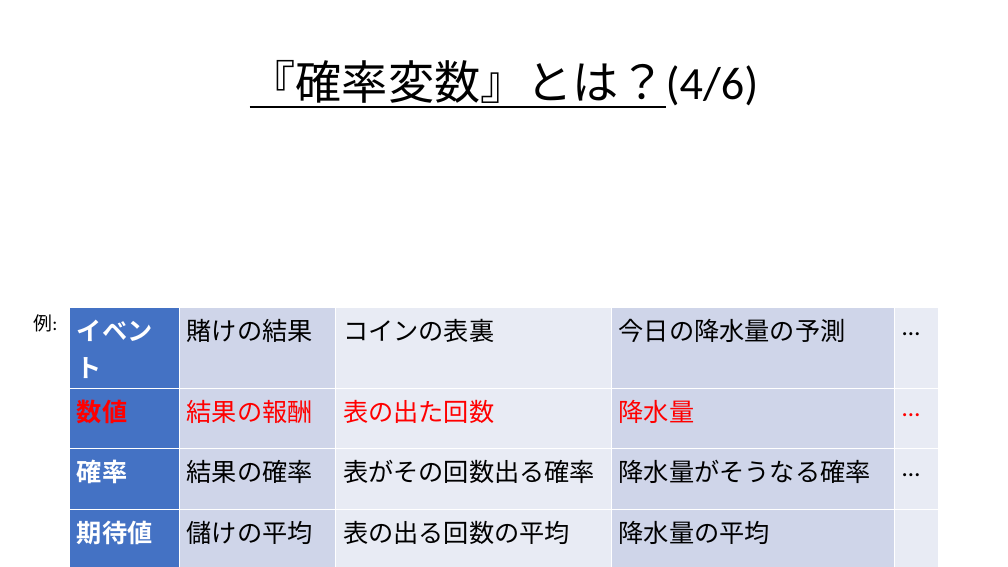
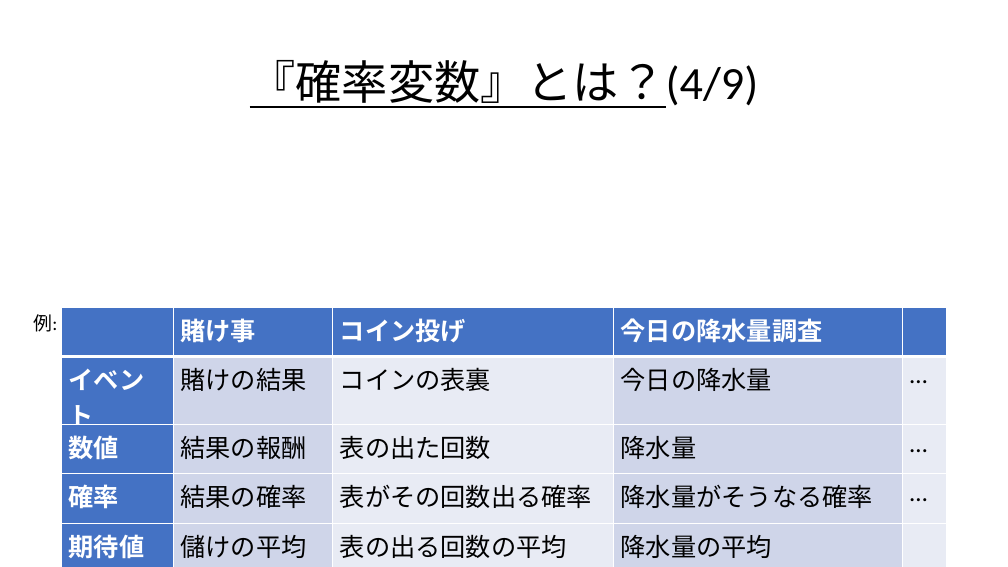
Before and after one commit to Ryo-KATAYAMA/Senior_Project, a slide deck: slide 30 of Chapter4_1.pptx. Drawn at 1008x567 pixels with LibreOffice and Linux fonts; fonts in the diff are those of the drawing; grey boxes stand for pictures. Boxes give left, top, right and bottom in pixels: in the first picture for what was removed or moved away, otherwise in the second. Text is boxed around its words. In the diff, an @@ line names an element or a change of style, - is before the commit and + after.

```diff
--- a/Chapter4_1.pptx
+++ b/Chapter4_1.pptx
@@ title at <box>250,60,759,108</box>: text changed @@
-『確率変数』とは？(4/6)
+『確率変数』とは？(4/9)
@@ table at <box>61,308,948,562</box> @@
-row 1: イベント | 賭けの結果 | コインの表裏 | 今日の降水量の予測 | …
+row 1:  | 賭け事 | コイン投げ | 今日の降水量調査 | 
+row 2: イベント | 賭けの結果 | コインの表裏 | 今日の降水量 | …
@@ table: place and size @@
-table at <box>70,308,939,549</box>
+table at <box>61,308,948,562</box>
```
Also in this commit, not shown: 45 other slides changed, 17 slides added, 4 slides removed.
